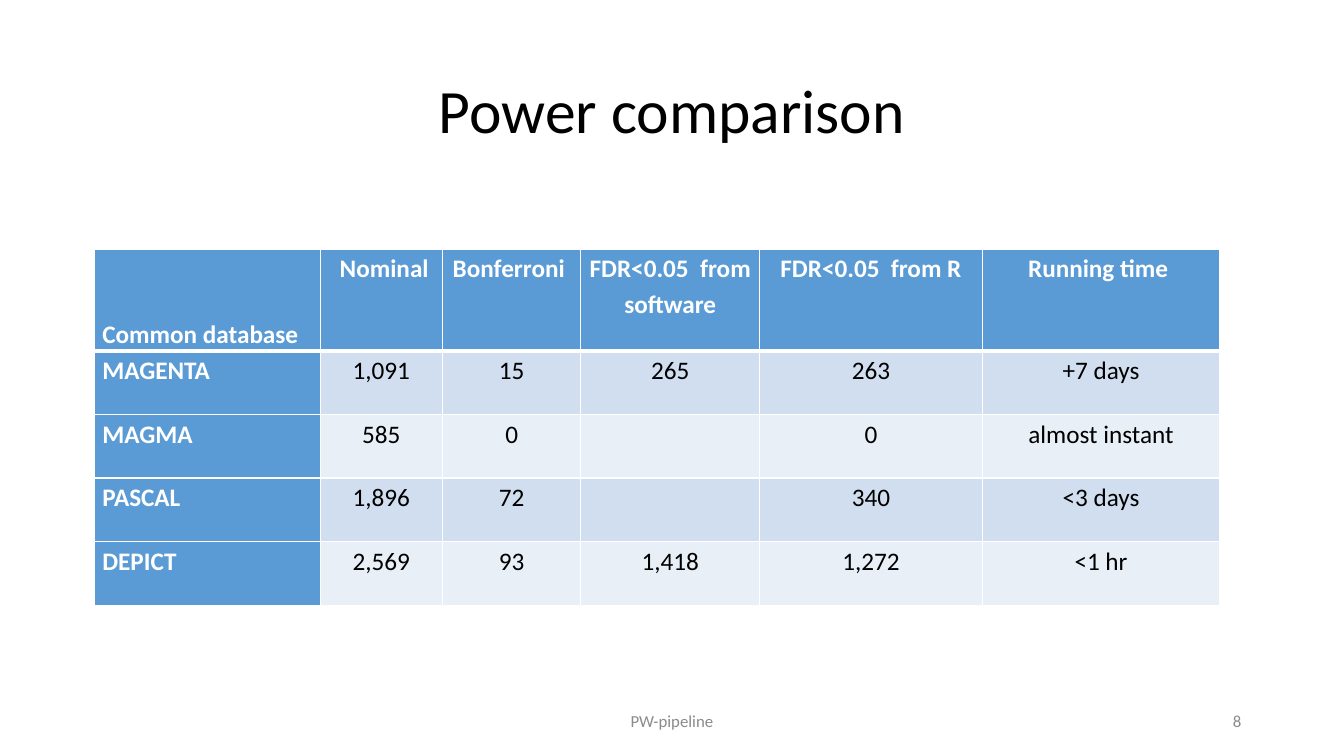
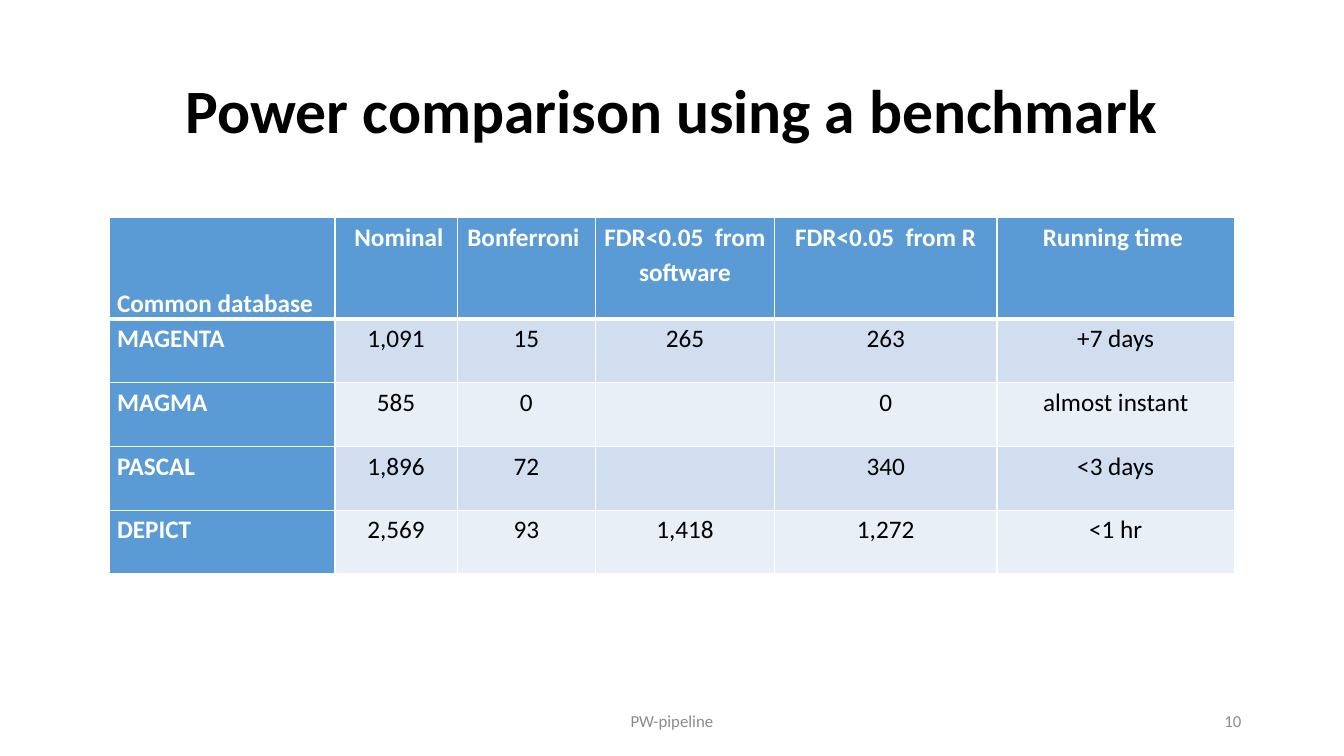
Before and after one commit to jinghuazhao/PW-pipeline, a slide deck: slide 10 of README.pptx (slide 8 before the commit). Drawn at 1344x756 pixels with LibreOffice and Linux fonts; fonts in the diff are those of the drawing. Boxes give left, top, right and bottom in pixels: in the first picture for what was removed or moved away, otherwise in the second. Text is boxed around its words. In the diff, an @@ line names an element or a change of style, - is before the commit and + after.

```diff
--- a/README.pptx
+++ b/README.pptx
@@ title at (185, 89, 1157, 144): text changed; bold on @@
-Power comparison
+Power comparison using a benchmark
@@ table: place and size @@
-table at (95, 249, 1220, 606)
+table at (110, 218, 1235, 577)
@@ page number at (1224, 716, 1241, 727): text changed @@
-8
+10
```
Also in this commit, not shown: 9 other slides changed, 2 slides added.
